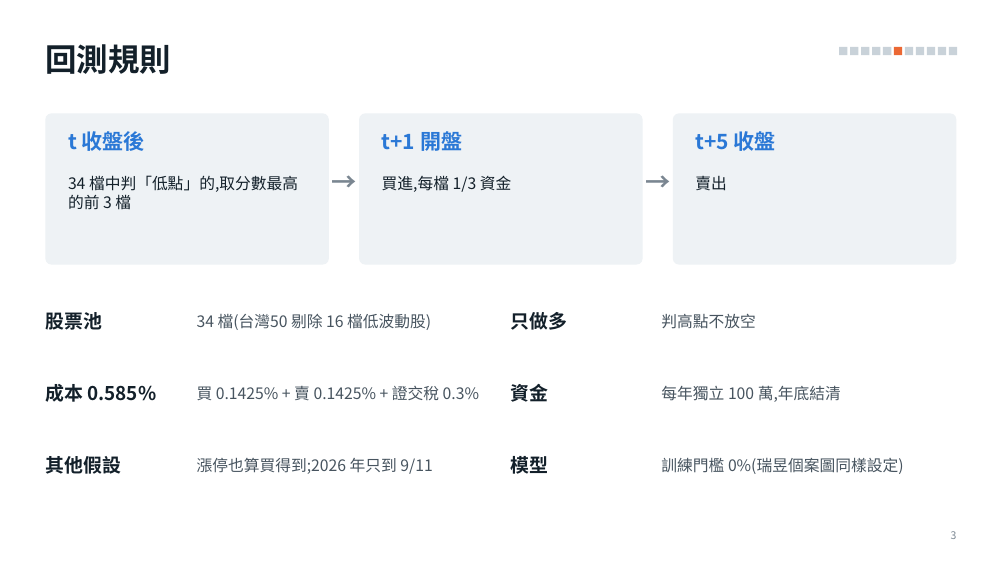
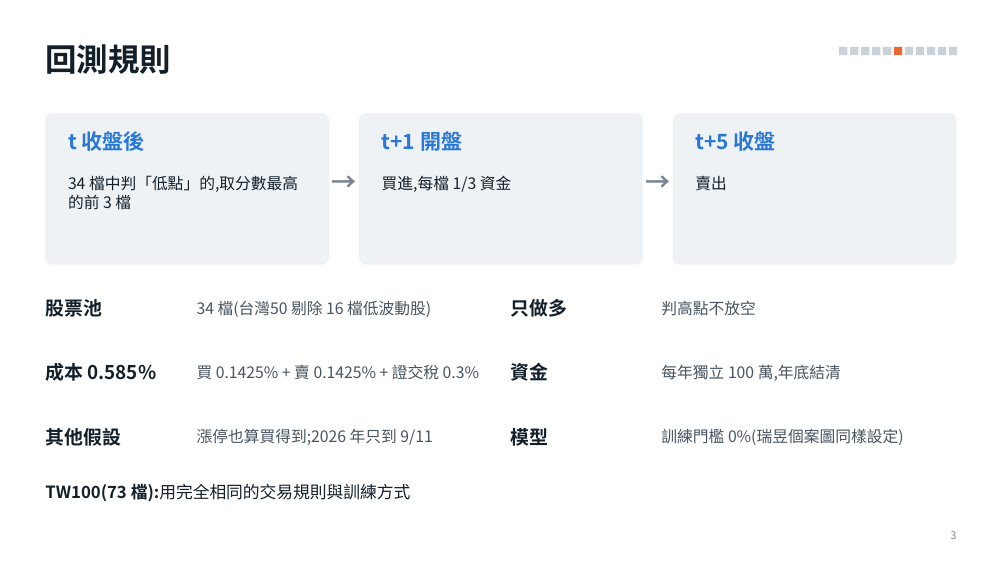
Before and after one commit to alextixu/fcukproject, a slide deck: slide 3 of method_kline_peak/report/kline_peak_report.pptx. Drawn at 1008x567 pixels with LibreOffice and Linux fonts; fonts in the diff are those of the drawing. Boxes give left, top, right and bottom in pixels: in the first picture for what was removed or moved away, otherwise in the second. Text is boxed around its words. In the diff, an @@ line names an element or a change of style, - is before the commit and + after.

```diff
--- a/method_kline_peak/report/kline_peak_report.pptx
+++ b/method_kline_peak/report/kline_peak_report.pptx
@@ text "股票池": place and size @@
-text "股票池" at [45, 312, 102, 330]
+text "股票池" at [45, 299, 102, 317]
@@ text "34 檔(台灣50 剔除 16 檔低波動股)": place and size @@
-text "34 檔(台灣50 剔除 16 檔低波動股)" at [197, 313, 431, 330]
+text "34 檔(台灣50 剔除 16 檔低波動股)" at [197, 300, 431, 317]
@@ text "只做多": place and size @@
-text "只做多" at [510, 312, 567, 330]
+text "只做多" at [510, 299, 567, 317]
@@ text "判高點不放空": place and size @@
-text "判高點不放空" at [661, 314, 755, 329]
+text "判高點不放空" at [661, 301, 755, 316]
@@ 4 texts: place and size @@
-4 texts at [45, 384, 841, 402]
+4 texts at [45, 363, 841, 381]
@@ 4 texts: place and size @@
-4 texts at [45, 456, 904, 474]
+4 texts at [45, 428, 904, 446]
@@ text added at [45, 483, 411, 502], 16 pt, text #13202A @@
+TW100(73 檔):用完全相同的交易規則與訓練方式
```
Also in this commit, not shown: 1 other slide changed, 1 slide added, 1 other file.
